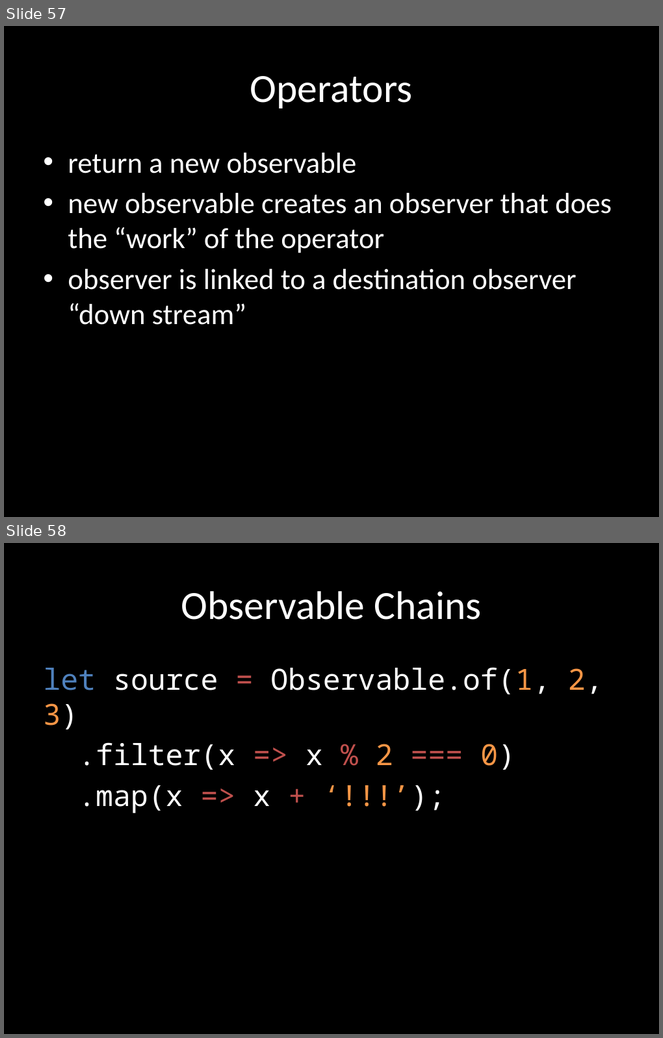
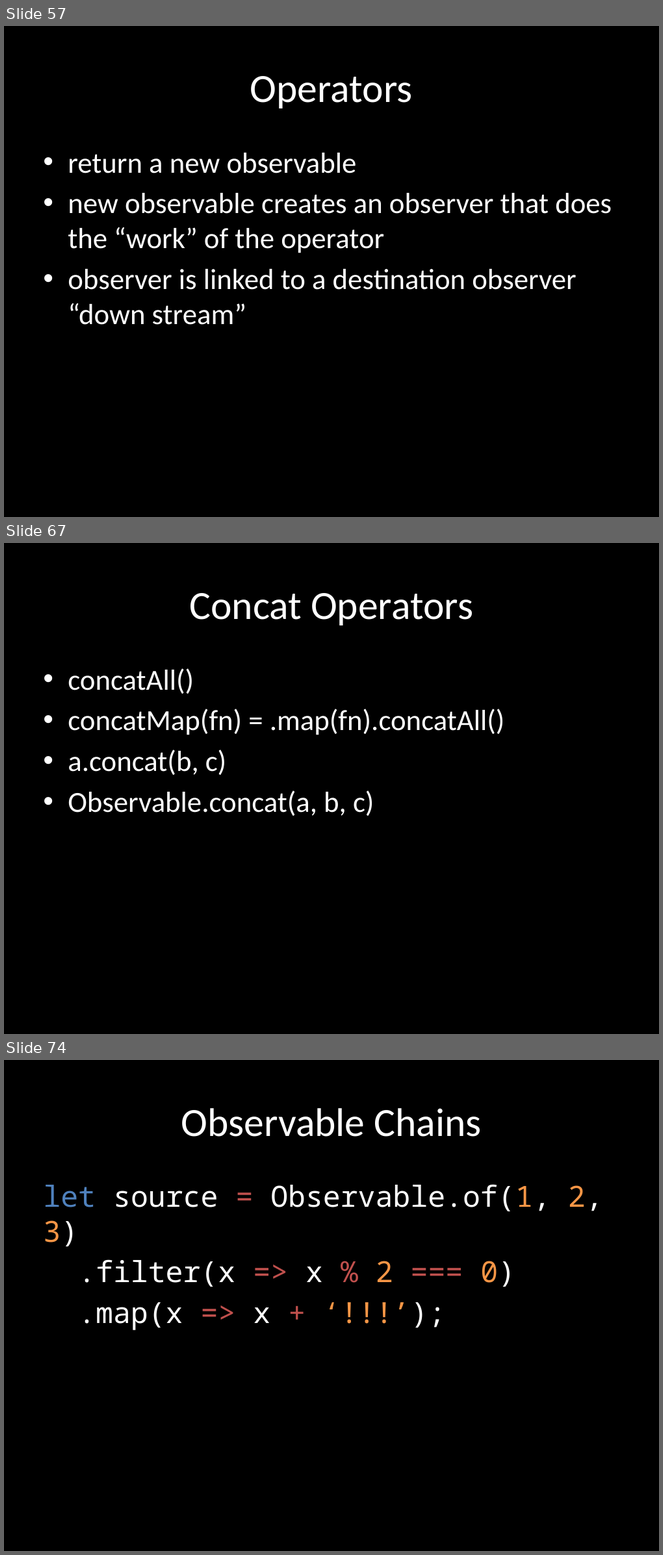
Before and after one commit to benlesh/rxjs-workshop-angular, a slide deck: rxjs-workshop.pptx. Shown one above the other, each under a label of ours: slides 57 and 58 before the commit, slides 57, 67 and 74 after it; the slides between them are not shown. The pictures are 663x1038 and 663x1555 pixels, drawn with LibreOffice and Linux fonts; fonts in the diff are those of the drawing. Boxes give left, top, right and bottom in pixels: in the first picture for what was removed or moved away, otherwise in the second. Text is boxed around its words. In the diff, an @@ line names an element or a change of style, - is before the commit and + after.

Commit message:
add switch concat and mtch, concat and merge stuffs

```diff
--- a/rxjs-workshop.pptx
+++ b/rxjs-workshop.pptx
@@ slide 67 added at (4, 543, 659, 1034), background #000000 @@
@@ title added at (189, 593, 473, 626), 44 pt, text #FFFFFF @@
+Concat Operators
@@ text added at (68, 668, 505, 816), 32 pt, text #FFFFFF @@
+• concatAll()
+• concatMap(fn) = .map(fn).concatAll()
+• a.concat(b, c)
+• Observable.concat(a, b, c)
@@ what was slide 58 is now slide 74 @@
```
Also in this commit, not shown: 15 other slides added, 13 other files.
